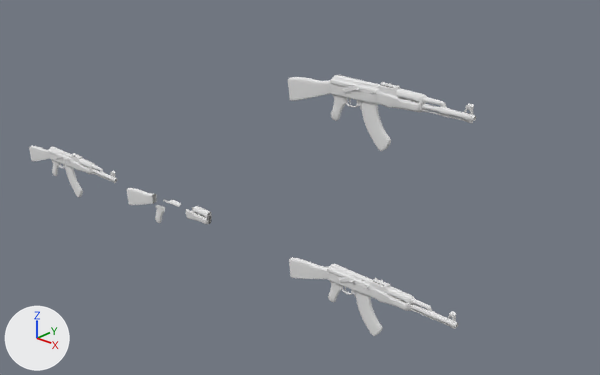
One commit to the Blender file Harjoitustyö/AnttiHeikkinen_AK47.blend: the scene before it, then after it.
Both versions are drawn from a 50 mm camera at (7.66, -9.76, 6.93) aimed at (-1.9, 0.74, 0.95). Arrows for +X, +Y and +Z are at lower left; the lights stay in place.

In view in the first picture: 'BlackMetal', 'DuplicateRifle', 'DuplicateRifle.001', 'DuplicateRifle.002', 'DuplicateRifle.003', 'DuplicateRifle.004', 'DuplicateRifle.005', 'FullRifle', 'ShinyMetal', 'WoodenParts'.
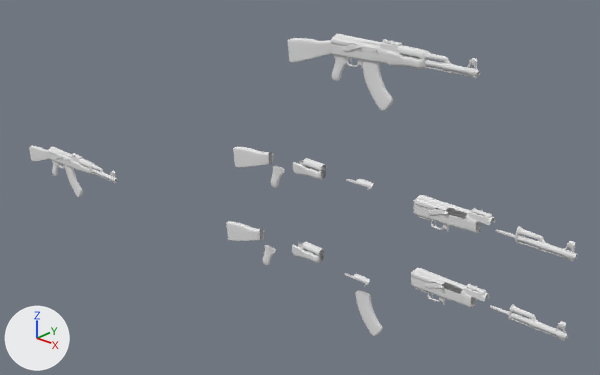
Commit message: Duplicates of the separated rifle...

What differs and where, as boxes [x1, y1, x2, y2] in the pictures (600 x 375 px):
'FullRifle', moved: before [288, 75, 476, 151]; after [288, 34, 480, 111]
'DuplicateRifle', moved: before [327, 264, 458, 329]; after [411, 268, 568, 341]
'DuplicateRifle.006', added: after [413, 195, 578, 261]
'DuplicateRifle.002', moved: before [289, 257, 328, 279]; after [226, 221, 264, 241]
'DuplicateRifle.003', moved: before [377, 287, 412, 311]; after [293, 158, 326, 180]
'WoodenParts', deleted: before [126, 188, 212, 224]
'DuplicateRifle.008', added: after [233, 147, 273, 168]
'DuplicateRifle.009', added: after [292, 242, 324, 263]
'DuplicateRifle.005', moved: before [328, 283, 342, 302]; after [262, 245, 276, 266]
'DuplicateRifle.011', added: after [270, 166, 284, 188]
'DuplicateRifle.001', moved: before [344, 277, 370, 290]; after [344, 273, 370, 286]
'DuplicateRifle.007', added: after [346, 179, 374, 190]
'ShinyMetal', deleted: before [163, 200, 181, 207]

Diff of the bpy script that builds the scene:
```diff
--- a/Harjoitustyö/AnttiHeikkinen_AK47.blend.py
+++ b/Harjoitustyö/AnttiHeikkinen_AK47.blend.py
@@ ob_duplicaterifle_005 @@
 ob_duplicaterifle_005 = bpy.data.objects.new('DuplicateRifle.005', me_cube_010)
-ob_duplicaterifle_005.location = (0.0, 0.0, 0.0)
+ob_duplicaterifle_005.location = (-1.62, 0.0, 0.14)
 ob_duplicaterifle_005.rotation_euler = (1.571, 0.0, 0.0)  # degrees (90, 0, 0)
@@ ob_duplicaterifle_003 @@
 ob_duplicaterifle_003 = bpy.data.objects.new('DuplicateRifle.003', me_cube_008)
-ob_duplicaterifle_003.location = (0.0, 0.0, 0.0)
+ob_duplicaterifle_003.location = (-1.87, 0.0, 1.76)
 ob_duplicaterifle_003.rotation_euler = (1.571, 0.0, 0.0)  # degrees (90, 0, 0)
@@ ob_duplicaterifle_002 @@
 ob_duplicaterifle_002 = bpy.data.objects.new('DuplicateRifle.002', me_cube_007)
-ob_duplicaterifle_002.location = (0.0, 0.0, 0.0)
+ob_duplicaterifle_002.location = (-1.64, 0.0, 0.2)
 ob_duplicaterifle_002.rotation_euler = (1.571, 0.0, 0.0)  # degrees (90, 0, 0)
@@ ob_duplicaterifle_001 @@
 ob_duplicaterifle_001 = bpy.data.objects.new('DuplicateRifle.001', me_cube_006)
-ob_duplicaterifle_001.location = (0.0, 0.0, 0.0)
+ob_duplicaterifle_001.location = (0.0, 0.0, 0.06)
 ob_duplicaterifle_001.rotation_euler = (1.571, 0.0, 0.0)  # degrees (90, 0, 0)
@@ ob_fullrifle @@
 ob_fullrifle = bpy.data.objects.new('FullRifle', me_cube)
-ob_fullrifle.location = (0.0, 0.0, 3.34)
+ob_fullrifle.location = (0.0, 0.0, 3.98)
 ob_fullrifle.rotation_euler = (1.571, 0.0, 0.0)  # degrees (90, 0, 0)
@@ ob_woodenparts @@
-ob_woodenparts = bpy.data.objects.new('WoodenParts', me_cube_001)
@@ ob_shinymetal @@
-ob_shinymetal = bpy.data.objects.new('ShinyMetal', me_cube_003)
@@ ob_duplicaterifle @@
 ob_duplicaterifle = bpy.data.objects.new('DuplicateRifle', me_cube_005)
-ob_duplicaterifle.location = (0.0, 0.0, 0.0)
+ob_duplicaterifle.location = (1.73, 0.0, 0.55)
 ob_duplicaterifle.rotation_euler = (1.571, 0.0, 0.0)  # degrees (90, 0, 0)
@@ ob_duplicaterifle_011 @@
+ob_duplicaterifle_011 = bpy.data.objects.new('DuplicateRifle.011', me_cube_016)  # 143 vertices, 132 faces; spans x -1.01..-0.43, y -3.94..-1.23, z -0.41..0.41; in mat_material_001 (white #e7e7e7); modifiers SUBSURF
+ob_duplicaterifle_011.location = (-1.38, 0.0, 1.78)
+ob_duplicaterifle_011.rotation_euler = (1.571, 0.0, 0.0)  # degrees (90, 0, 0)
+ob_duplicaterifle_011.scale = (0.54, 0.15, 0.11)
@@ ob_duplicaterifle_009 @@
+ob_duplicaterifle_009 = bpy.data.objects.new('DuplicateRifle.009', me_cube_014)  # 410 vertices, 378 faces; spans x 1.03..2.19, y -0.93..1.15, z -0.84..0.84; in mat_material_001 (white #e7e7e7); modifiers SUBSURF
+ob_duplicaterifle_009.location = (-1.9, 0.0, 0.19)
+ob_duplicaterifle_009.rotation_euler = (1.571, 0.0, 0.0)  # degrees (90, 0, 0)
+ob_duplicaterifle_009.scale = (0.54, 0.15, 0.11)
@@ ob_duplicaterifle_008 @@
+ob_duplicaterifle_008 = bpy.data.objects.new('DuplicateRifle.008', me_cube_013)  # 122 vertices, 108 faces; spans x -2.72..-0.98, y -3.12..0.31, z -0.58..0.58; in mat_material_001 (white #e7e7e7); modifiers SUBSURF
+ob_duplicaterifle_008.location = (-1.38, 0.0, 1.78)
+ob_duplicaterifle_008.rotation_euler = (1.571, 0.0, 0.0)  # degrees (90, 0, 0)
+ob_duplicaterifle_008.scale = (0.54, 0.15, 0.11)
@@ ob_duplicaterifle_007 @@
+ob_duplicaterifle_007 = bpy.data.objects.new('DuplicateRifle.007', me_cube_012)  # 51 vertices, 40 faces; spans x -0.273..0.712, y 0.24..0.851, z 0.294..1.734; in mat_material_001 (white #e7e7e7); modifiers SUBSURF
+ob_duplicaterifle_007.location = (0.0, 0.0, 1.78)
+ob_duplicaterifle_007.rotation_euler = (1.571, 0.0, 0.0)  # degrees (90, 0, 0)
+ob_duplicaterifle_007.scale = (0.54, 0.15, 0.11)
@@ ob_duplicaterifle_006 @@
+ob_duplicaterifle_006 = bpy.data.objects.new('DuplicateRifle.006', me_cube_011)  # 1719 vertices, 1659 faces; spans x -1.06..3.8, y -2.05..1.44, z -0.84..1.26; in mat_material_001 (white #e7e7e7); modifiers SUBSURF
+ob_duplicaterifle_006.location = (1.7, 0.0, 1.78)
+ob_duplicaterifle_006.rotation_euler = (1.571, 0.0, 0.0)  # degrees (90, 0, 0)
+ob_duplicaterifle_006.scale = (0.54, 0.15, 0.11)
```
